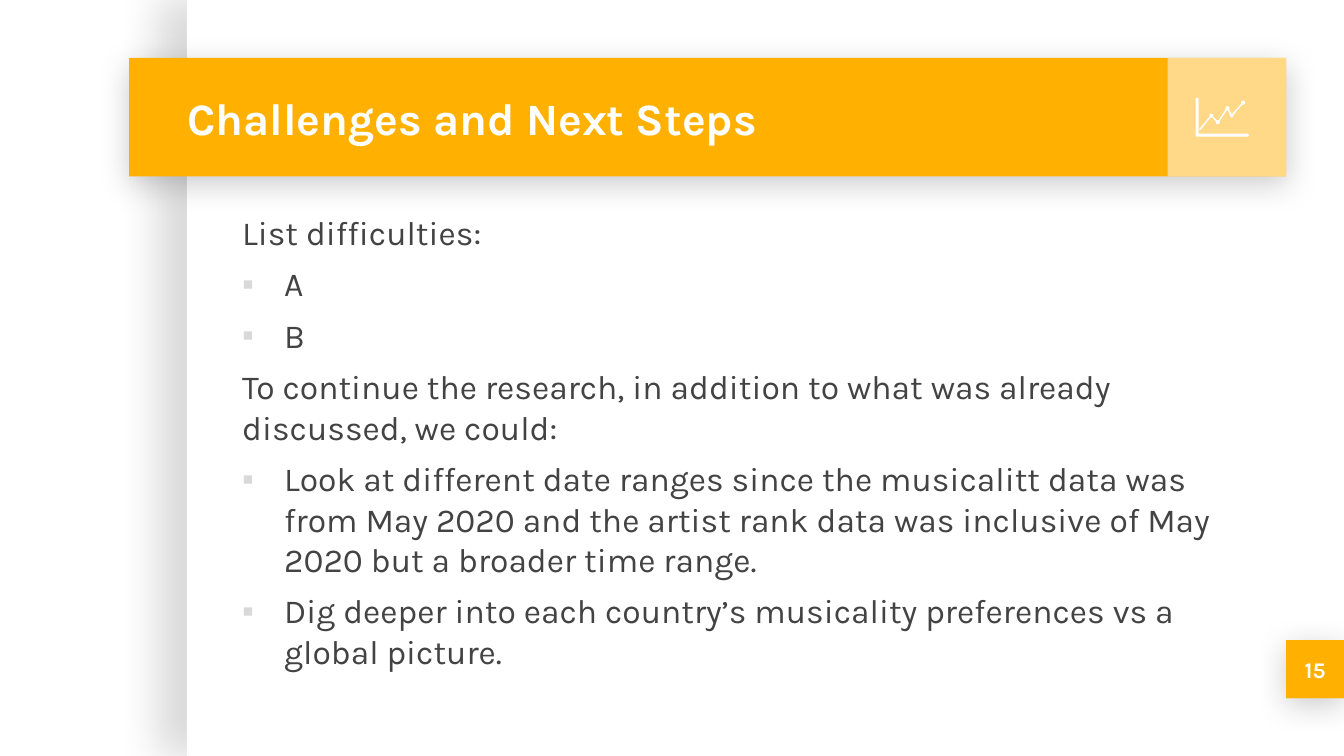
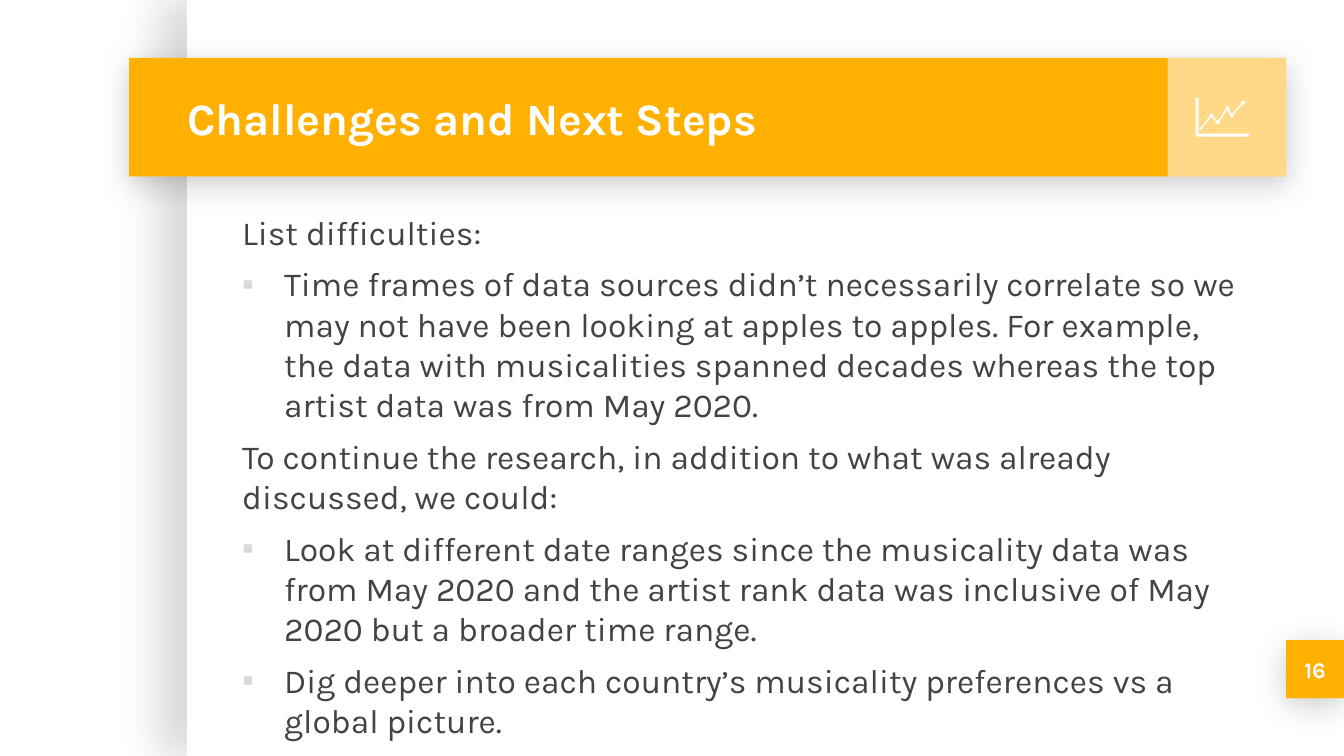
Before and after one commit to michellesimek/project_1, a slide deck: slide 16 of Project 1 PPT.pptx (slide 15 before the commit). Drawn at 1344x756 pixels with LibreOffice and Linux fonts; fonts in the diff are those of the drawing; background and template pictures are left out. Boxes give left, top, right and bottom in pixels: in the first picture for what was removed or moved away, otherwise in the second. Text is boxed around its words. In the diff, an @@ line names an element or a change of style, - is before the commit and + after.

```diff
--- a/Project 1 PPT.pptx
+++ b/Project 1 PPT.pptx
@@ text at [284,273,1235,425]: text changed @@
-▪ A
-▪ B
+▪ Time frames of data sources didn’t necessarily correlate so we may not have been looking at apples to apples. For example, the data with musicalities spanned decades whereas the top artist data was from May 2020.
@@ text at [284,538,1210,650]: text changed @@
-▪ Look at different date ranges since the musicalitt data was from May 2020 and the artist rank data was inclusive of May 2020 but a broader time range.
+▪ Look at different date ranges since the musicality data was from May 2020 and the artist rank data was inclusive of May 2020 but a broader time range.
@@ page number at [1304,663,1326,679]: text changed @@
-15
+16
```
Also in this commit, not shown: 6 other slides changed, 1 slide added.
